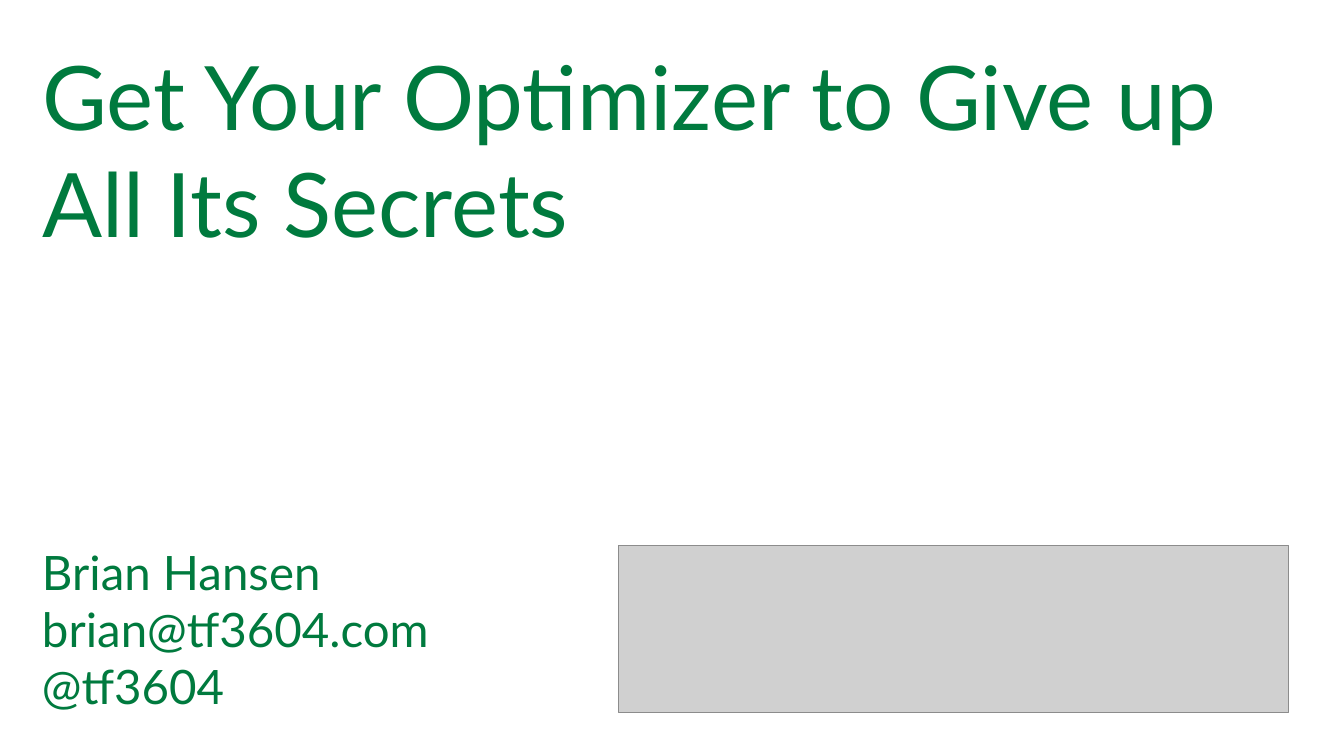
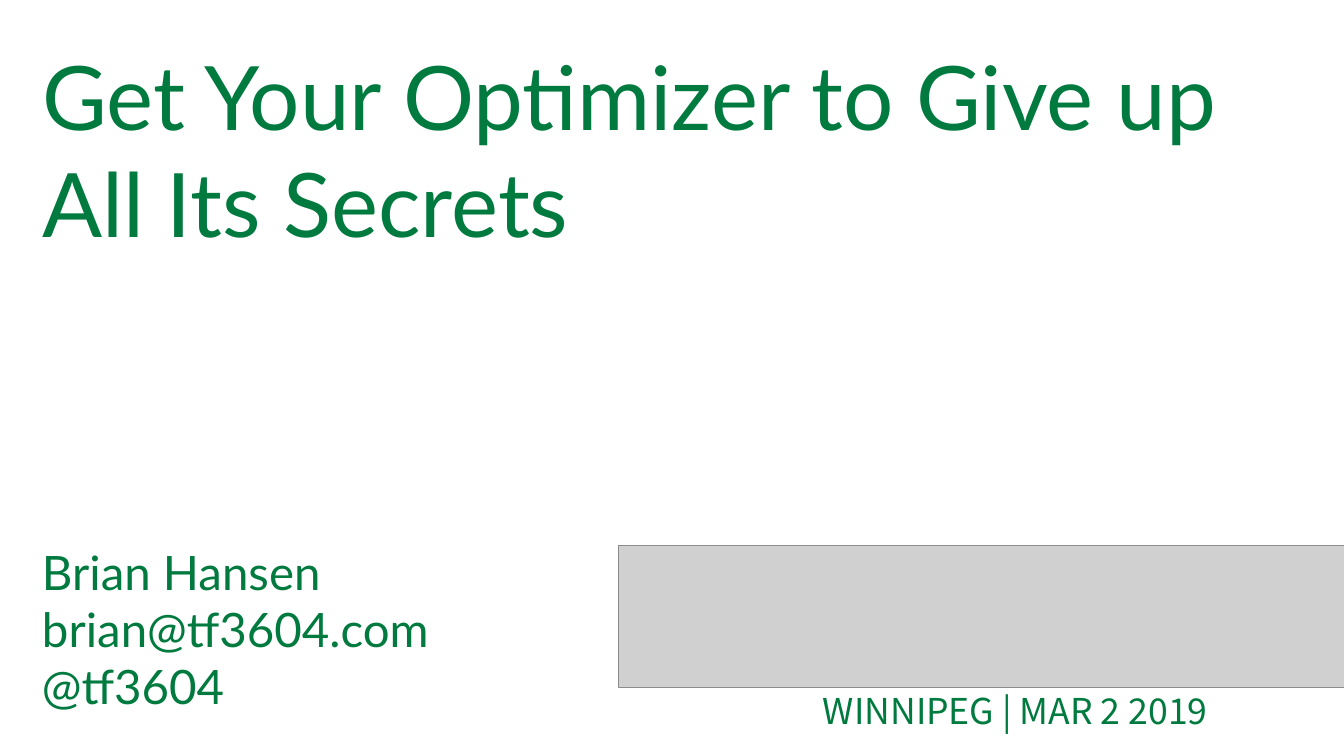
Before and after one commit to tf3604/OptimizerPresentation, a slide deck: slide 1 of Optimizer.pptx. Drawn at 1344x756 pixels with LibreOffice and Linux fonts; fonts in the diff are those of the drawing; grey boxes stand for pictures; background and template pictures are left out. Boxes give left, top, right and bottom in pixels: in the first picture for what was removed or moved away, otherwise in the second. Text is boxed around its words. In the diff, an @@ line names an element or a change of style, - is before the commit and + after.

Commit message:
Update title slide for Winnipeg 2019.

```diff
--- a/Optimizer.pptx
+++ b/Optimizer.pptx
@@ picture: place and size @@
-picture at (619, 545, 1289, 713)
+picture at (619, 545, 1344, 687)
@@ text added at (823, 697, 1208, 725), 24 pt, text #007A3E @@
+WINNIPEG | MAR 2 2019
```
